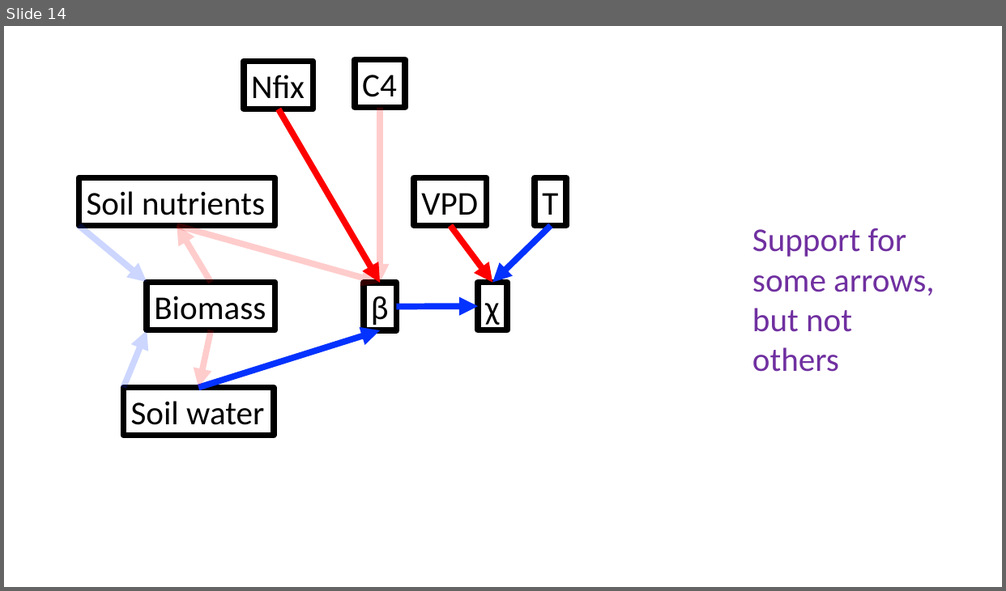
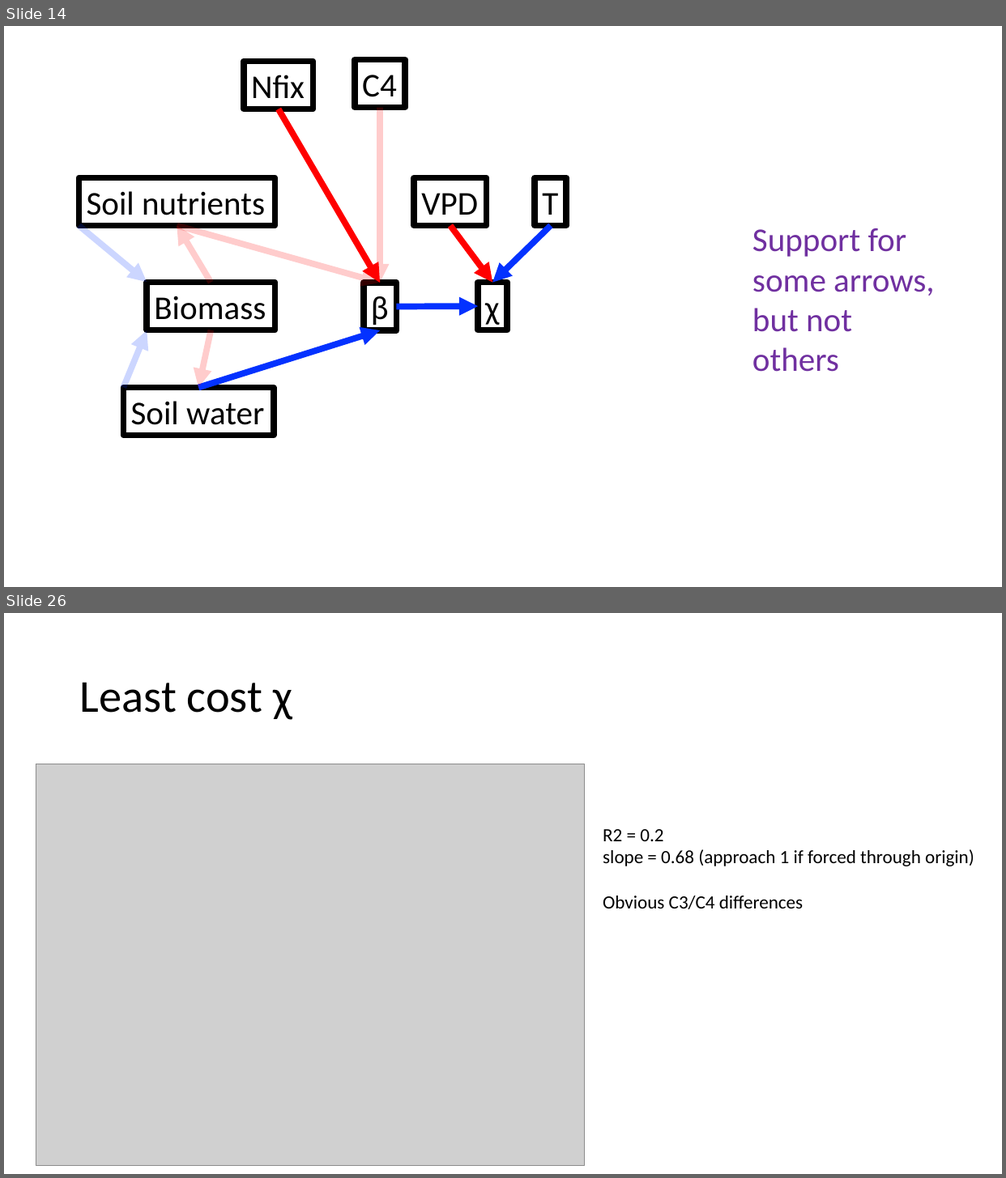
Before and after one commit to efwaring/NutNetPhys, a slide deck: presentations/lab_meeting_03.21.2022.pptx. Shown one above the other, each under a label of ours: slide 14 before the commit, slides 14 and 26 after it; the slides between them are not shown. The pictures are 1006x591 and 1006x1178 pixels, drawn with LibreOffice and Linux fonts; fonts in the diff are those of the drawing; grey boxes stand for pictures. Boxes give left, top, right and bottom in pixels: in the first picture for what was removed or moved away, otherwise in the second. Text is boxed around its words. In the diff, an @@ line names an element or a change of style, - is before the commit and + after.

```diff
--- a/presentations/lab_meeting_03.21.2022.pptx
+++ b/presentations/lab_meeting_03.21.2022.pptx
@@ slide 26 added at bbox=[4, 613, 1002, 1174], background #FFFFFF @@
@@ title added at bbox=[80, 682, 292, 720], 44 pt, text #000000 @@
+Least cost χ
@@ picture added at bbox=[36, 764, 585, 1165] @@
@@ text added at bbox=[603, 829, 974, 909], 18 pt, text #000000 @@
+R2 = 0.2
+slope = 0.68 (approach 1 if forced through origin)
+Obvious C3/C4 differences
```
Also in this commit, not shown: 1 slide changed, 12 other slides added, 1 other file.
